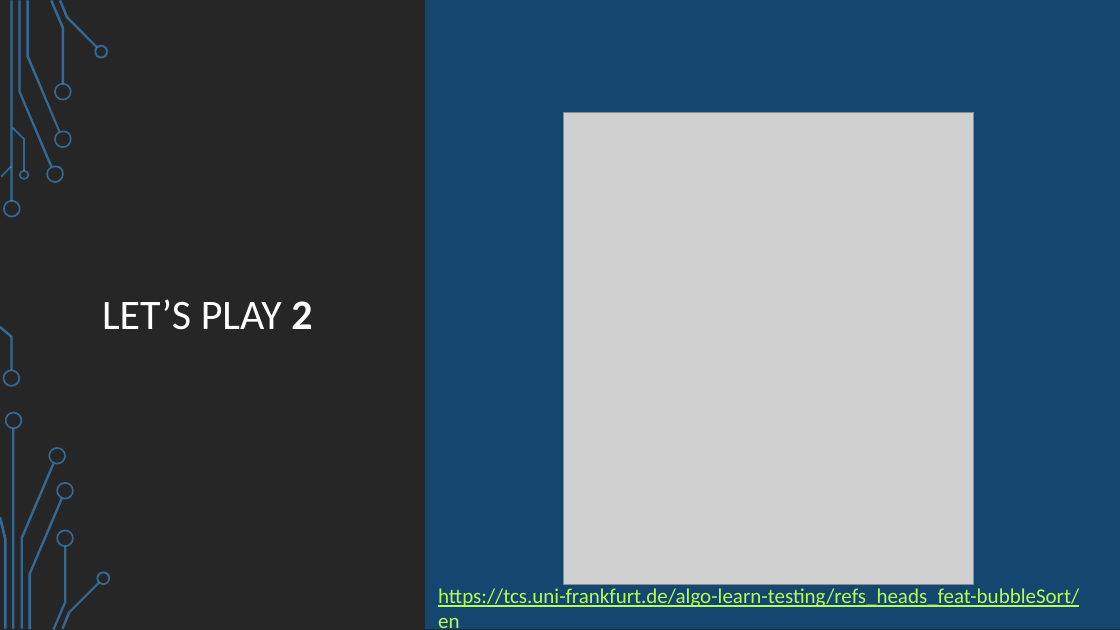
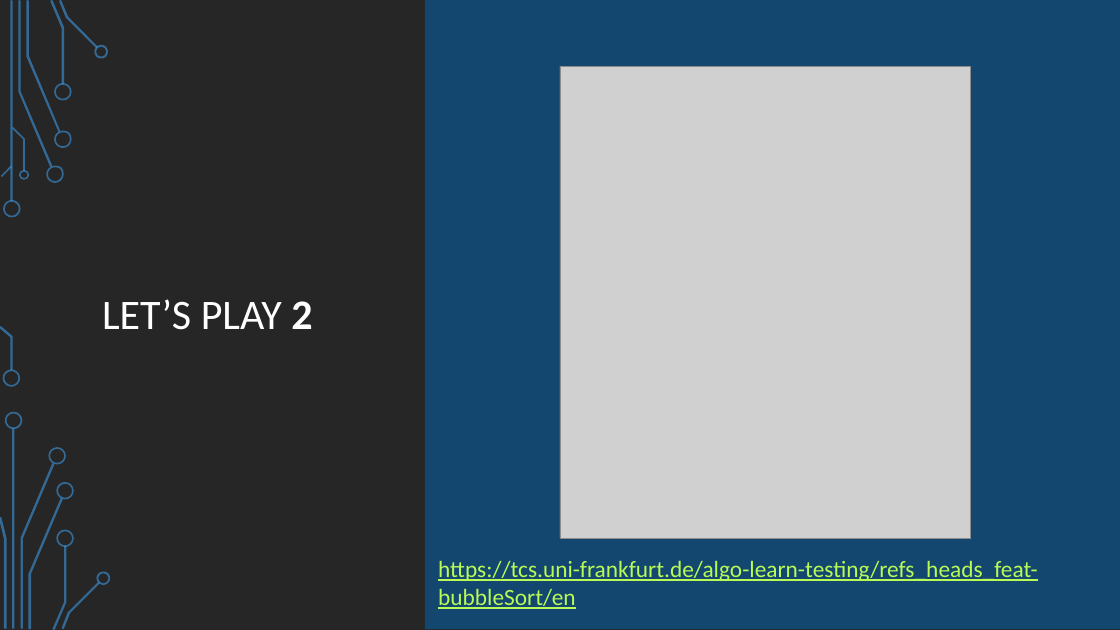
Before and after one commit to Fabianstw/MiniGamesArduino, a slide deck: slide 41 of LearningUnit/Presentation/BubbleSortTheoryWeek1.pptx (slide 40 before the commit). Drawn at 1120x630 pixels with LibreOffice and Linux fonts; fonts in the diff are those of the drawing; grey boxes stand for pictures; background and template pictures are left out. Boxes give left, top, right and bottom in pixels: in the first picture for what was removed or moved away, otherwise in the second. Text is boxed around its words. In the diff, an @@ line names an element or a change of style, - is before the commit and + after.

Commit message:
Finished presentation about bubble sort for students

```diff
--- a/LearningUnit/Presentation/BubbleSortTheoryWeek1.pptx
+++ b/LearningUnit/Presentation/BubbleSortTheoryWeek1.pptx
@@ picture: place and size @@
-picture at [564,112,974,584]
+picture at [560,66,970,539]
@@ text "https://tcs.uni-frankfurt.de/algo-learn-testing/refs_heads_f ...": place and size @@
-text "https://tcs.uni-frankfurt.de/algo-learn-testing/refs_heads_f ..." at [438,588,1079,630]
+text "https://tcs.uni-frankfurt.de/algo-learn-testing/refs_heads_f ..." at [438,561,1038,609]
@@ text "https://tcs.uni-frankfurt.de/algo-learn-testing/refs_heads_f ..." at [438,561,1038,609]: size 18 to 20 pt @@
```
Also in this commit, not shown: 6 other slides changed, 2 slides added.
